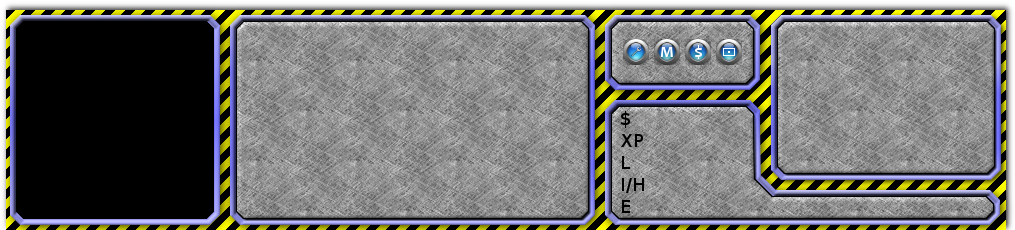
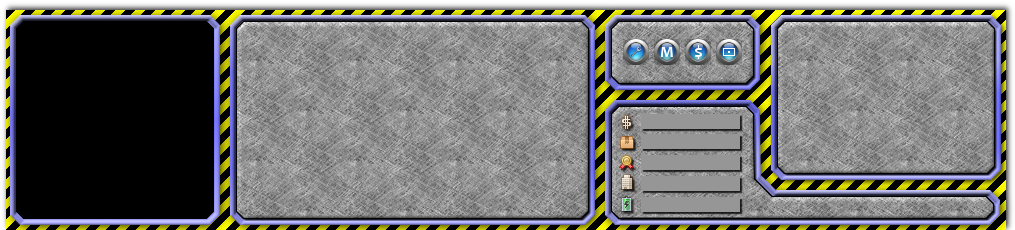
Two versions of the same layered image (1015 × 230). Layer-by-layer changes:
removed layer "Text" over <box>621,111,644,213</box>
added layer "Info Text BG" above "Info BG Shadow" over <box>641,114,740,212</box>
added layer "Info BG Shadow" (80%) above "Info Power" over <box>642,115,743,215</box>
added layer "Info Power" above "Info Power Shadow" over <box>619,196,634,212</box>
added layer "Info Power Shadow" (80%) above "Info House" over <box>620,197,637,215</box>
added layer "Info House" above "Info House Shadow" over <box>619,174,635,190</box>
added layer "Info House Shadow" (80%) above "Info Level" over <box>620,175,638,193</box>
added layer "Info Level" above "Info Level Shadow" over <box>619,155,634,171</box>
added layer "Info Level Shadow" (80%) above "Info Money" over <box>620,156,637,173</box>
added layer "Info Money" above "Info Money Shadow" over <box>619,114,634,130</box>
added layer "Info Money Shadow" (80%) above "Info XP" over <box>620,115,636,132</box>
added layer "Info XP" above "Info XP Shadow" over <box>619,136,635,150</box>
added layer "Info XP Shadow" (80%) above "Info" over <box>620,137,638,152</box>
painted on "Info" over <box>613,106,746,217</box>
